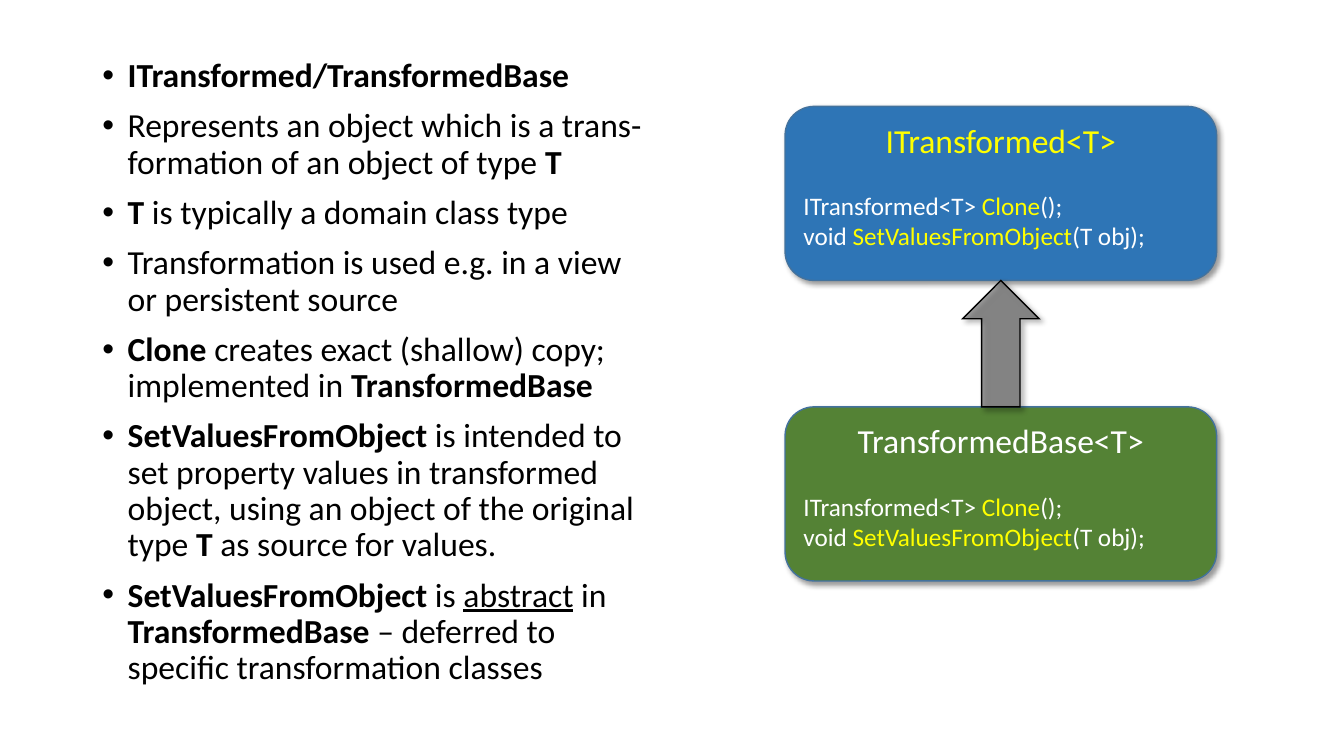
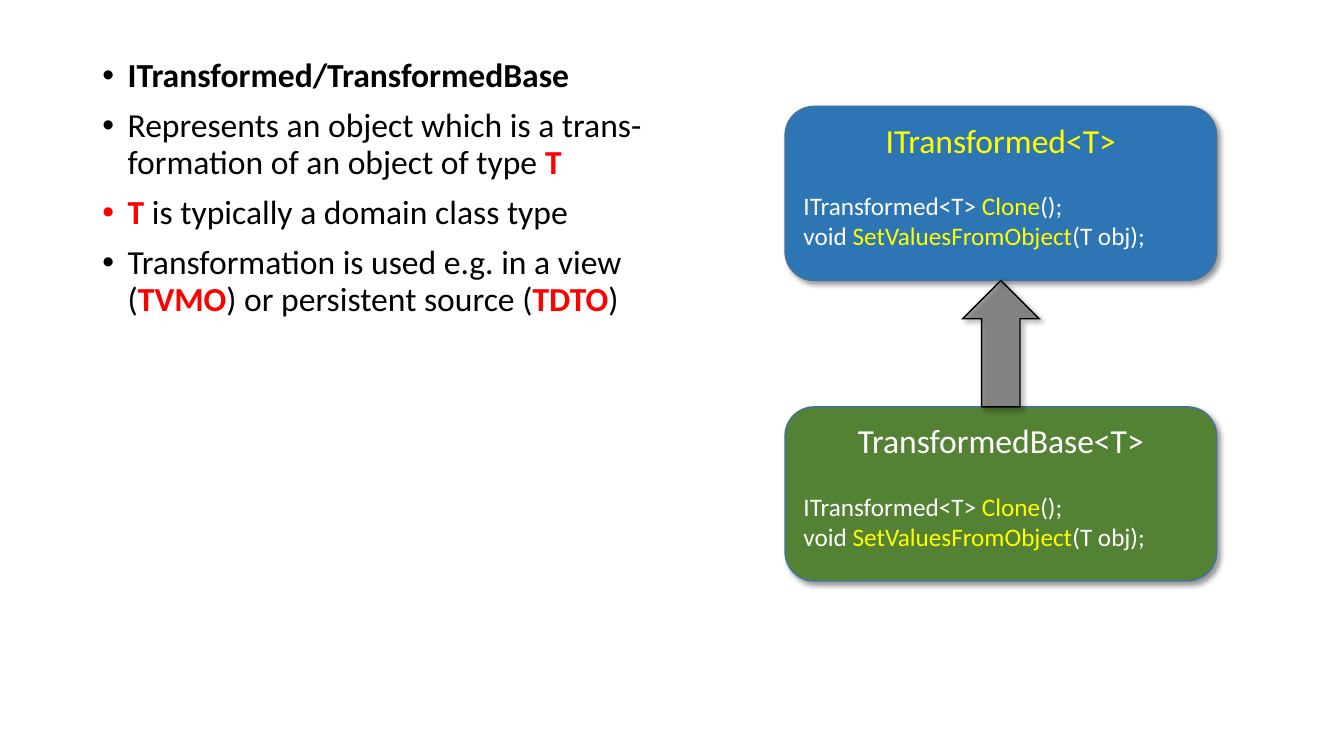
Before and after one commit to perl-easj/Teaching-materials, a slide deck: slide 30 of CSharpProgramming/Presentations/MVVMStarter Class Library.pptx (slide 21 before the commit). Drawn at 1344x756 pixels with LibreOffice and Linux fonts; fonts in the diff are those of the drawing. Boxes give left, top, right and bottom in pixels: in the first picture for what was removed or moved away, otherwise in the second. Text is boxed around its words. In the diff, an @@ line names an element or a change of style, - is before the commit and + after.

Commit message:
Added more explanatory text and illustrations, still WIP
Added more explanatory text and illustrations, still WIP

```diff
--- a/CSharpProgramming/Presentations/MVVMStarter Class Library.pptx
+++ b/CSharpProgramming/Presentations/MVVMStarter Class Library.pptx
@@ text at box(128, 113, 641, 230): text colour #000000 to #FF0000 in "T", "T" @@
@@ text at box(128, 250, 621, 317): text changed @@
-• Transformation is used e.g. in a view or persistent source
-• Clone creates exact (shallow) copy; implemented in TransformedBase
-• SetValuesFromObject is intended to set property values in transformed object, using an object of the original type T as source for values.
-• SetValuesFromObject is abstract in TransformedBase – deferred to specific transformation classes
+• Transformation is used e.g. in a view (TVMO) or persistent source (TDTO)
```
Also in this commit, not shown: 33 other slides changed, 44 slides added, 8 slides removed.
